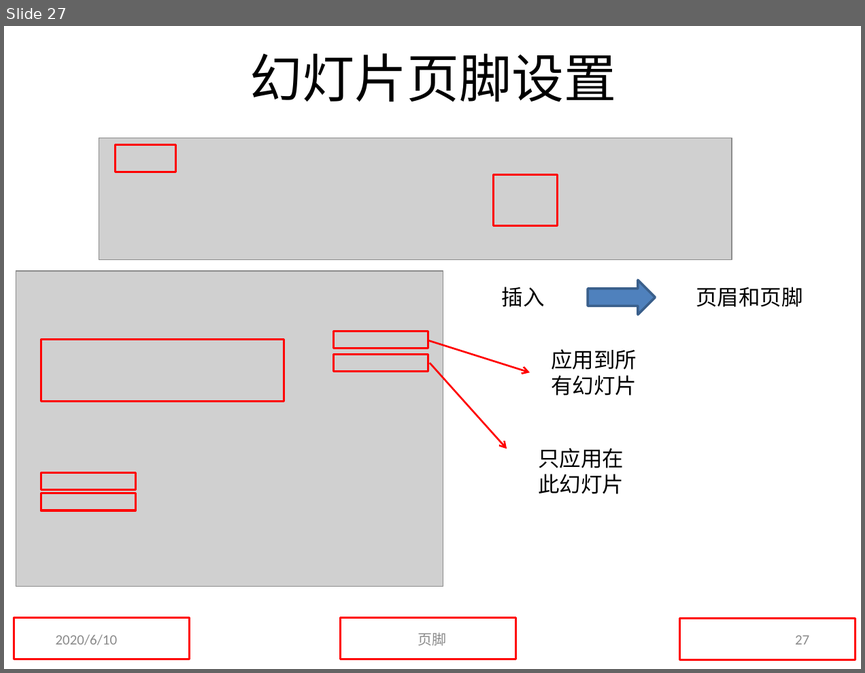
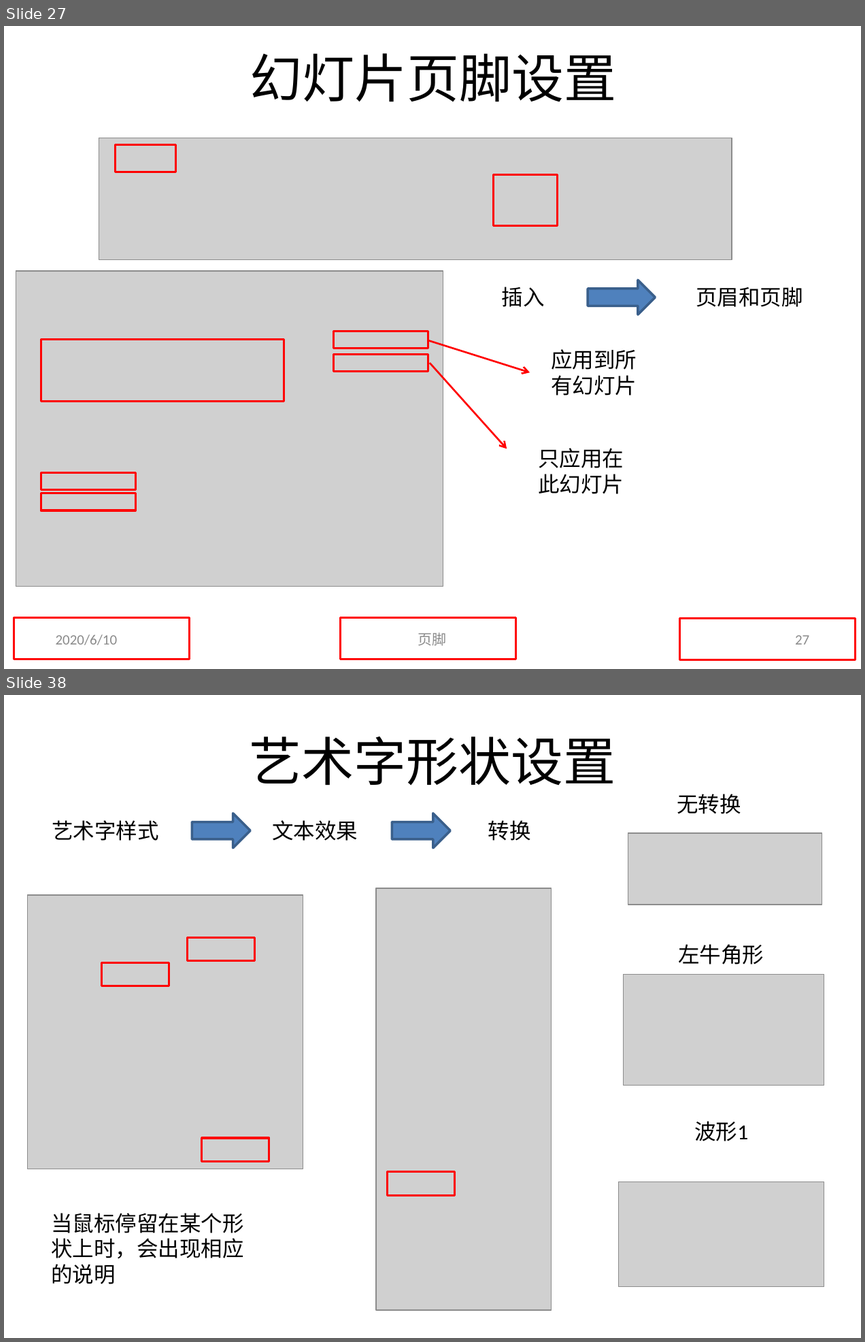
Before and after one commit to sans123wx/class, a slide deck: 第5章ppt/PowerPoint.pptx. Shown one above the other, each under a label of ours: slide 27 before the commit, slides 27 and 38 after it; the slides between them are not shown. The pictures are 865x673 and 865x1342 pixels, drawn with LibreOffice and Linux fonts; fonts in the diff are those of the drawing; grey boxes stand for pictures. Boxes give left, top, right and bottom in pixels: in the first picture for what was removed or moved away, otherwise in the second. Text is boxed around its words. In the diff, an @@ line names an element or a change of style, - is before the commit and + after.

```diff
--- a/第5章ppt/PowerPoint.pptx
+++ b/第5章ppt/PowerPoint.pptx
@@ slide 38 added at [4,695,861,1338], background #FFFFFF @@
@@ title added at [249,736,615,785], 44 pt, text #000000 @@
+艺术字形状设置
@@ text added at [677,794,740,814], 18 pt, text #000000 @@
+无转换
@@ right arrow added at [192,813,250,847], fill #4F81BD, outline #3A5F8C 2 pt @@
@@ right arrow added at [392,813,450,847], fill #4F81BD, outline #3A5F8C 2 pt @@
@@ text added at [52,820,159,841], 18 pt, text #000000 @@
+艺术字样式
@@ text added at [272,820,358,841], 18 pt, text #000000 @@
+文本效果
@@ text added at [488,820,531,841], 18 pt, text #000000 @@
+转换
@@ picture added at [628,833,821,904] @@
@@ picture added at [28,895,303,1169] @@
@@ picture added at [376,888,551,1309] @@
@@ rectangle added at [188,938,255,962], outline #FF0000 1.75 pt @@
@@ text added at [678,944,764,964], 18 pt, text #000000 @@
+左牛角形
@@ rectangle added at [102,962,169,986], outline #FF0000 1.75 pt @@
@@ picture added at [623,974,823,1085] @@
@@ text added at [694,1121,748,1141], 18 pt, text #000000 @@
+波形1
@@ rectangle added at [202,1138,270,1162], outline #FF0000 1.75 pt @@
@@ rectangle added at [387,1172,455,1195], outline #FF0000 1.75 pt @@
@@ picture added at [618,1182,824,1286] @@
@@ text added at [51,1212,244,1284], 18 pt, text #000000 @@
+当鼠标停留在某个形状上时，会出现相应的说明
```
Also in this commit, not shown: 1 slide changed, 10 other slides added, 1 other file.
